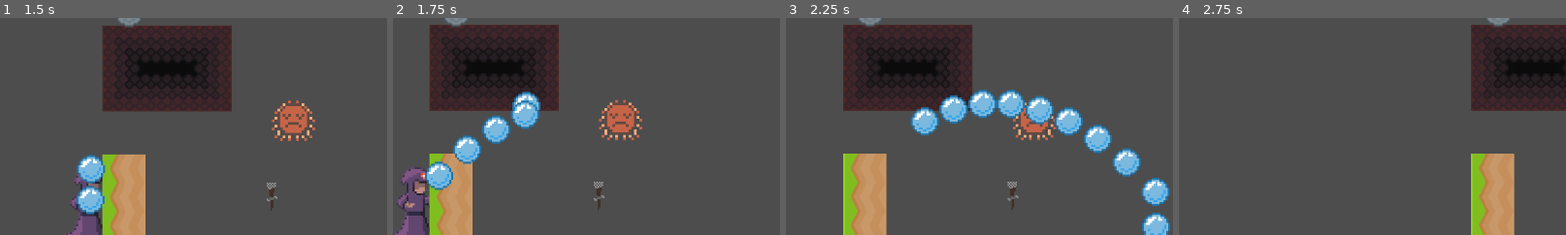
Above: before the commit, frames 1-4 (left to right).
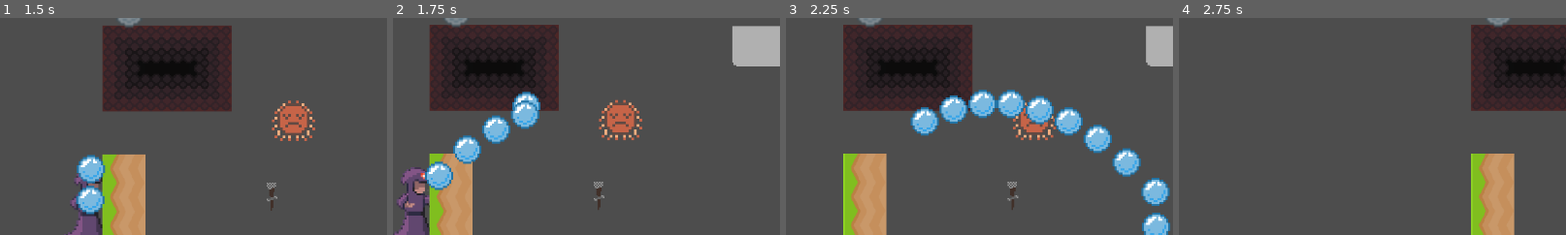
Above: after the commit, the same moments.

Repository: hanseei/superwizquest
Game: Godot game, scene res://Assets/Nodes/Scenes/TestStage.tscn
The game is run twice, just before and just after one commit, with the same random seed, the same clock (stepped at 60 frames per second) and the same inputs.
Inputs:
- Up to frame 1 (1.5 s): hold Shift (shift) 0.53-1.28 s; hold D (move_right) from 0.53 s (still down); tap W (move_up) at 0.77 s; tap Space (space) at 1.35 s
- Up to frame 2 (1.75 s): keep holding D (move_right); tap W (move_up) at 1.52 s
- Up to frame 3 (2.25 s): release D (move_right) at 2.03 s; hold A (move_left) from 2.03 s (still down); hold Shift (shift) from 2.03 s (still down)
- Up to frame 4 (2.75 s): keep holding A (move_left); keep holding Shift (shift)
The pictures show only the part of the screen within x 50-100%, y 28-78%; the shares and areas given below are measured in that part.

Frame 1 is identical in both runs. In frame 2, 2.3% of the frame differs, in the area x 87-100%, y 3-23%; in frame 3, 1.3%; in frame 4, nothing differs.

Commit message:
Implemented movable platform

Diff:
--- /dev/null
+++ b/Assets/Nodes/Actors/Interactables/Scripts/movable_platform.gd
@@ -0,0 +1,34 @@
+extends Area2D
+
+var moveRight: bool = true
+var moving: bool = false
+
+@export var platformSpeed: int = 32
+
+@export var pathNodes: Array[Vector2]
+
+func _ready():
+	for node in pathNodes:
+		$Path2D.get_curve().add_point(node)
+
+func _process(delta):
+	if (moving):
+		if (moveRight && $Path2D/PathFollow2D.progress_ratio < 1):
+			$Path2D/PathFollow2D.progress_ratio += delta * platformSpeed * 0.01
+			if ($Path2D/PathFollow2D.progress_ratio >= 1):
+				$Path2D/PathFollow2D.progress_ratio = 1
+				$Path2D/PathFollow2D/AnimatedSprite2D.animation = "default"
+				moving = false
+		elif (!moveRight && $Path2D/PathFollow2D.progress_ratio > 0):
+			$Path2D/PathFollow2D.progress_ratio -= delta * platformSpeed * 0.01
+			if ($Path2D/PathFollow2D.progress_ratio <= 0):
+				$Path2D/PathFollow2D.progress_ratio = 0
+				$Path2D/PathFollow2D/AnimatedSprite2D.animation = "default"
+				moving = false
+
+@warning_ignore("unused_parameter")
+func _on_wind_updated(x_speed: Variant, z_speed: Variant):
+	moveRight = !moveRight
+	moving = true
+	$Path2D/PathFollow2D/AnimatedSprite2D.animation = "moving"
+	$Path2D/PathFollow2D/AnimatedSprite2D.play()
--- /dev/null
+++ b/Assets/Nodes/Actors/Interactables/movablePlatform.tscn
@@ -0,0 +1,73 @@
+[gd_scene load_steps=9 format=3 uid="uid://mmnaokb7xxf0"]
+
+[ext_resource type="Script" uid="uid://v7qfol6mhs6n" path="res://Assets/Nodes/Actors/Interactables/scripts/movable_platform.gd" id="1_def3y"]
+[ext_resource type="Texture2D" uid="uid://3sicoa1c2i2b" path="res://Assets/Images/Spritesheets/platform_spritesheet.png" id="2_42uoe"]
+
+[sub_resource type="Curve2D" id="Curve2D_def3y"]
+
+[sub_resource type="RectangleShape2D" id="RectangleShape2D_42uoe"]
+size = Vector2(96, 32)
+
+[sub_resource type="AtlasTexture" id="AtlasTexture_3o8rh"]
+atlas = ExtResource("2_42uoe")
+region = Rect2(0, 0, 96, 32)
+
+[sub_resource type="AtlasTexture" id="AtlasTexture_i45sb"]
+atlas = ExtResource("2_42uoe")
+region = Rect2(0, 32, 96, 32)
+
+[sub_resource type="AtlasTexture" id="AtlasTexture_en0ss"]
+atlas = ExtResource("2_42uoe")
+region = Rect2(0, 64, 96, 32)
+
+[sub_resource type="SpriteFrames" id="SpriteFrames_r7sc6"]
+animations = [{
+"frames": [{
+"duration": 1.0,
+"texture": SubResource("AtlasTexture_3o8rh")
+}],
+"loop": true,
+"name": &"default",
+"speed": 5.0
+}, {
+"frames": [{
+"duration": 1.0,
+"texture": SubResource("AtlasTexture_i45sb")
+}, {
+"duration": 1.0,
+"texture": SubResource("AtlasTexture_en0ss")
+}],
+"loop": true,
+"name": &"moving",
+"speed": 10.0
+}]
+
+[node name="MovablePlatform" type="Area2D" groups=["moveable"]]
+script = ExtResource("1_def3y")
+
+[node name="Path2D" type="Path2D" parent="."]
+curve = SubResource("Curve2D_def3y")
+
+[node name="PathFollow2D" type="PathFollow2D" parent="Path2D"]
+progress = 128.0
+rotates = false
+cubic_interp = false
+loop = false
+
+[node name="RigidBody2D" type="RigidBody2D" parent="Path2D/PathFollow2D"]
+collision_layer = 2
+collision_mask = 2
+lock_rotation = true
+freeze = true
+freeze_mode = 1
+
+[node name="CollisionShape2D" type="CollisionShape2D" parent="Path2D/PathFollow2D/RigidBody2D"]
+position = Vector2(48, 16)
+shape = SubResource("RectangleShape2D_42uoe")
+
+[node name="AnimatedSprite2D" type="AnimatedSprite2D" parent="Path2D/PathFollow2D"]
+texture_filter = 1
+position = Vector2(48, 16)
+sprite_frames = SubResource("SpriteFrames_r7sc6")
+animation = &"moving"
+autoplay = "default"
--- a/Assets/Nodes/Scenes/TestStage.tscn
+++ b/Assets/Nodes/Scenes/TestStage.tscn
@@ -10,6 +10,7 @@
 [ext_resource type="PackedScene" uid="uid://b22d3disdyijl" path="res://Assets/Nodes/Actors/Interactables/door.tscn" id="8_hgiis"]
 [ext_resource type="PackedScene" uid="uid://bvc5bj0go1alw" path="res://Assets/Nodes/Actors/Interactables/movingPlatform.tscn" id="8_nj415"]
 [ext_resource type="PackedScene" uid="uid://bovilvnyemh8r" path="res://Assets/Nodes/Actors/Interactables/stone_bucket.tscn" id="10_qe2em"]
+[ext_resource type="PackedScene" uid="uid://mmnaokb7xxf0" path="res://Assets/Nodes/Actors/Interactables/movablePlatform.tscn" id="11_qe2em"]
 
 [sub_resource type="PhysicsMaterial" id="PhysicsMaterial_kuskl"]
 
@@ -421,6 +422,10 @@
 [node name="torch" parent="." instance=ExtResource("4_vwov1")]
 position = Vector2(638, 588)
 
+[node name="MovablePlatform" parent="." instance=ExtResource("11_qe2em")]
+position = Vector2(608, 464)
+pathNodes = Array[Vector2]([Vector2(0, 0), Vector2(128, 0)])
+
 [connection signal="body_entered" from="Killzone" to="Killzone" method="_on_body_entered"]
 
 [editable path="Player"]
Binary file added: Assets/Images/Spritesheets/platform_spritesheet.png
Not shown, added: Assets/Images/Spritesheets/platform_spritesheet.png.import
Not shown, added: Assets/Nodes/Actors/Interactables/Scripts/movable_platform.gd.uid
Not shown: 1 places in Assets/Nodes/Scenes/TestStage.tscn that only renumber resources
Not shown, added: Assets/Images/Spritesheets/platform_spritesheet.png~
